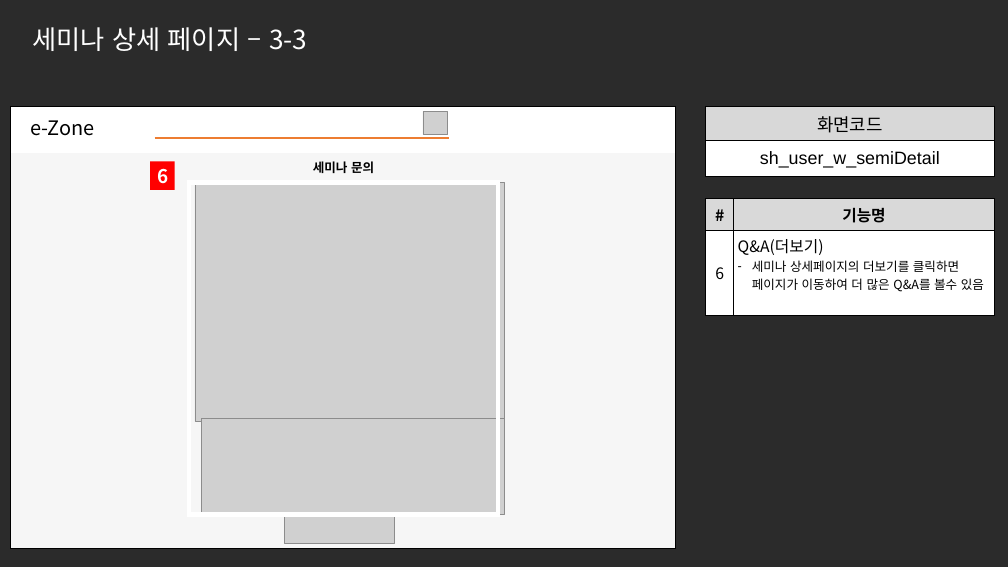
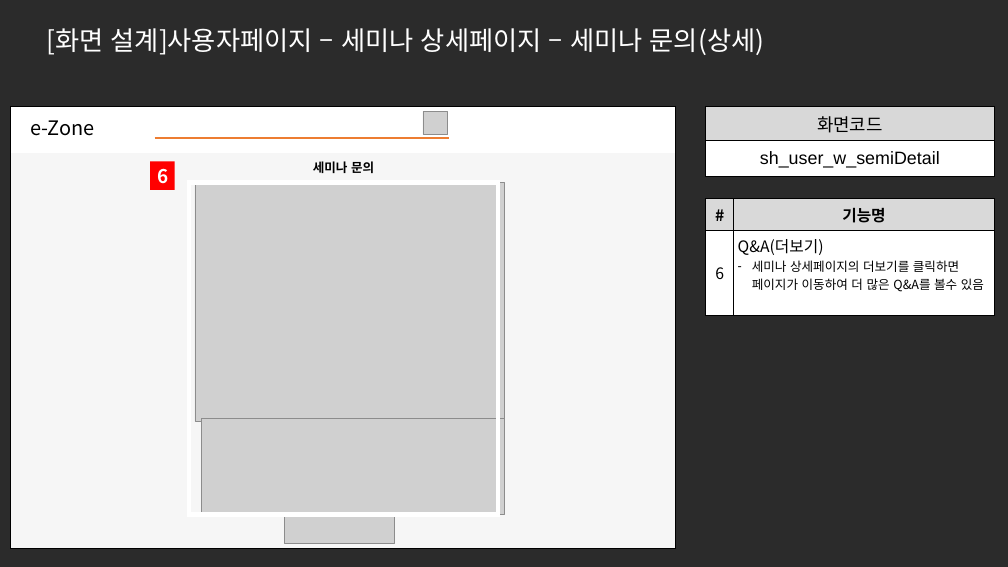
Before and after one commit to ezenteam2/e-Zone, a slide deck: slide 6 of 0 발표용 파워포인트/project05 - 파워포인트 종합 - 서희.pptx. Drawn at 1008x567 pixels with LibreOffice and Linux fonts; fonts in the diff are those of the drawing; grey boxes stand for pictures; background and template pictures are left out; a plain dark background stands for a picture behind light text. Boxes give left, top, right and bottom in pixels: in the first picture for what was removed or moved away, otherwise in the second. Text is boxed around its words. In the diff, an @@ line names an element or a change of style, - is before the commit and + after.

```diff
--- a/0 발표용 파워포인트/project05 - 파워포인트 종합 - 서희.pptx
+++ b/0 발표용 파워포인트/project05 - 파워포인트 종합 - 서희.pptx
@@ text at [46,28,764,55]: text changed @@
-세미나 상세 페이지 – 3-3
+[화면 설계]사용자페이지 – 세미나 상세페이지 – 세미나 문의(상세)
```
Also in this commit, not shown: 28 other slides changed, 1 slide removed.
